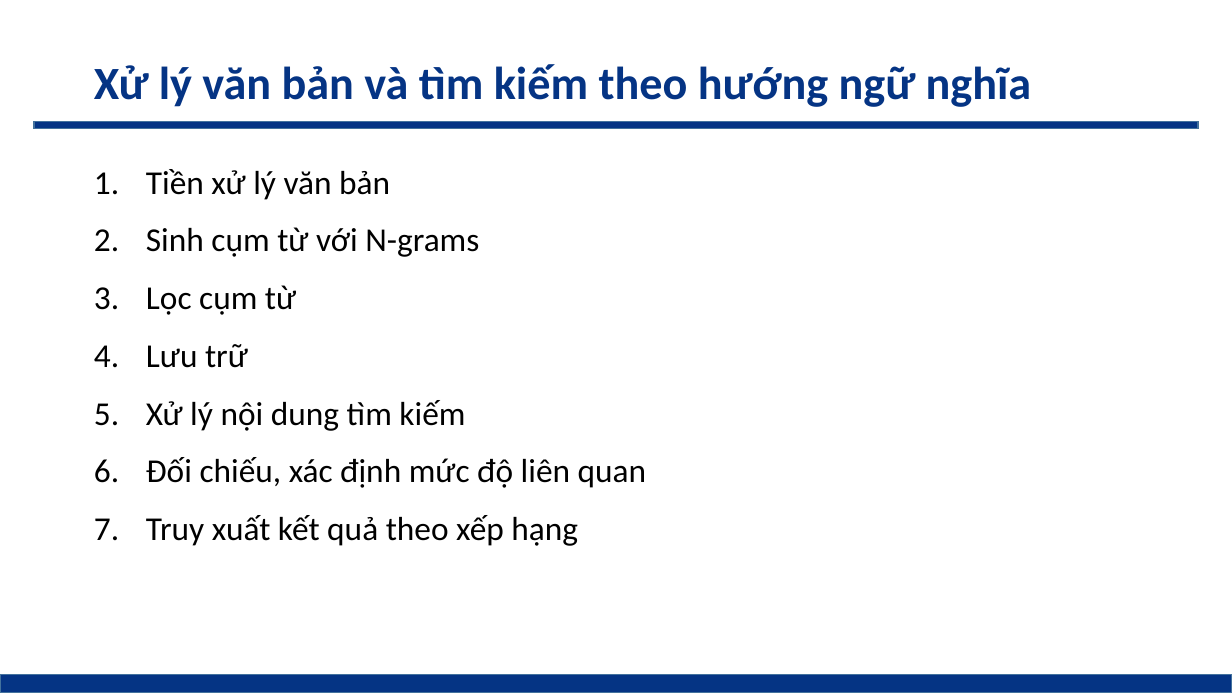
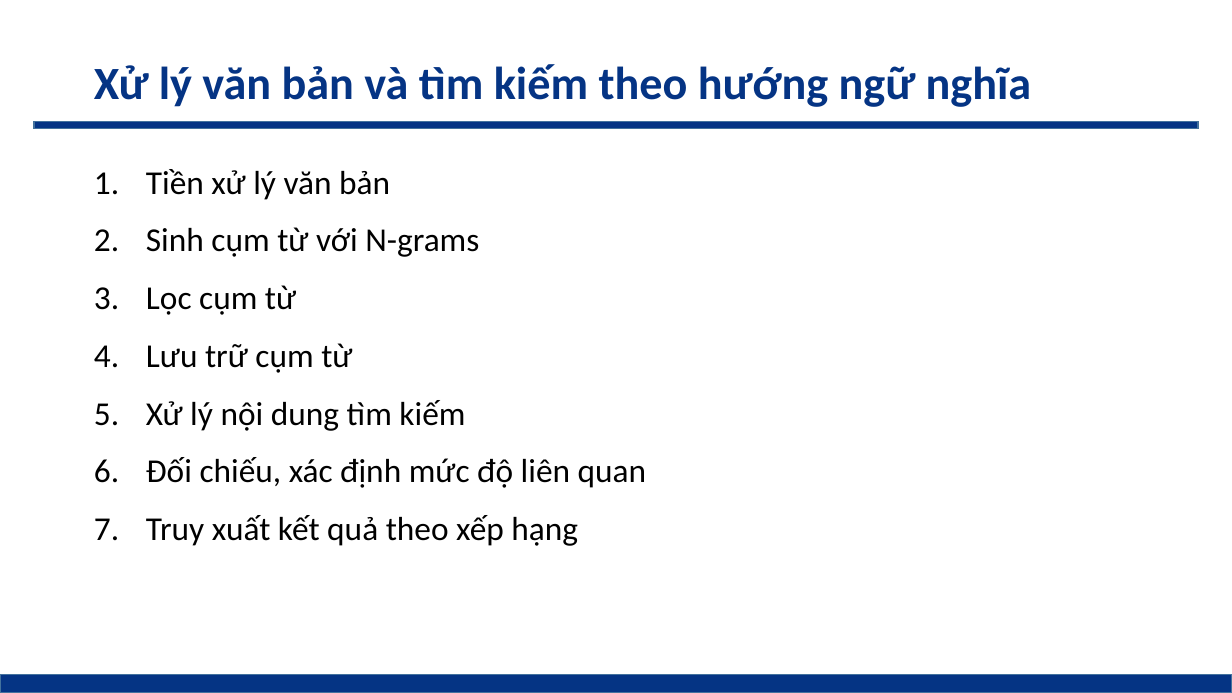
Before and after one commit to phamthevinhtv/tn-da22ttc-110122208-phamthevinh-quanlyskkn, a slide deck: slide 6 of docs/110122208_PhamTheVinh_Slide_DATN.pptx. Drawn at 1232x693 pixels with LibreOffice and Linux fonts; fonts in the diff are those of the drawing. Boxes give left, top, right and bottom in pixels: in the first picture for what was removed or moved away, otherwise in the second. Text is boxed around its words. In the diff, an @@ line names an element or a change of style, - is before the commit and + after.

```diff
--- a/docs/110122208_PhamTheVinh_Slide_DATN.pptx
+++ b/docs/110122208_PhamTheVinh_Slide_DATN.pptx
@@ text at <box>146,343,352,373</box>: text changed @@
-4. Lưu trữ
+4. Lưu trữ cụm từ
```
Also in this commit, not shown: 3 other slides changed.
